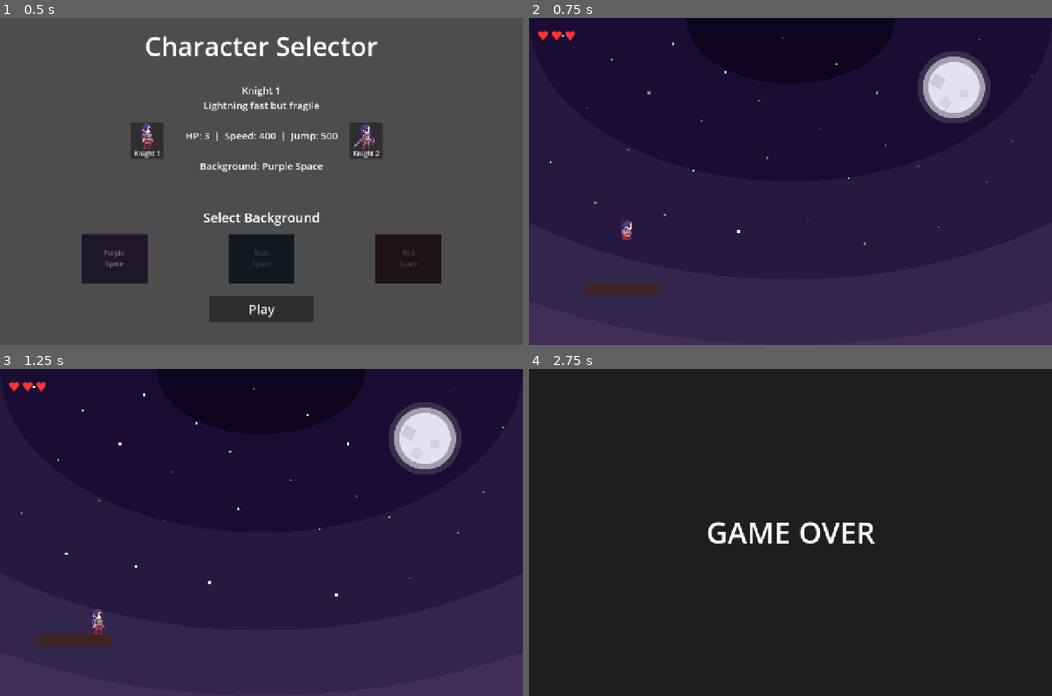
Above: before the commit, frames 1-4 (two rows, left to right).
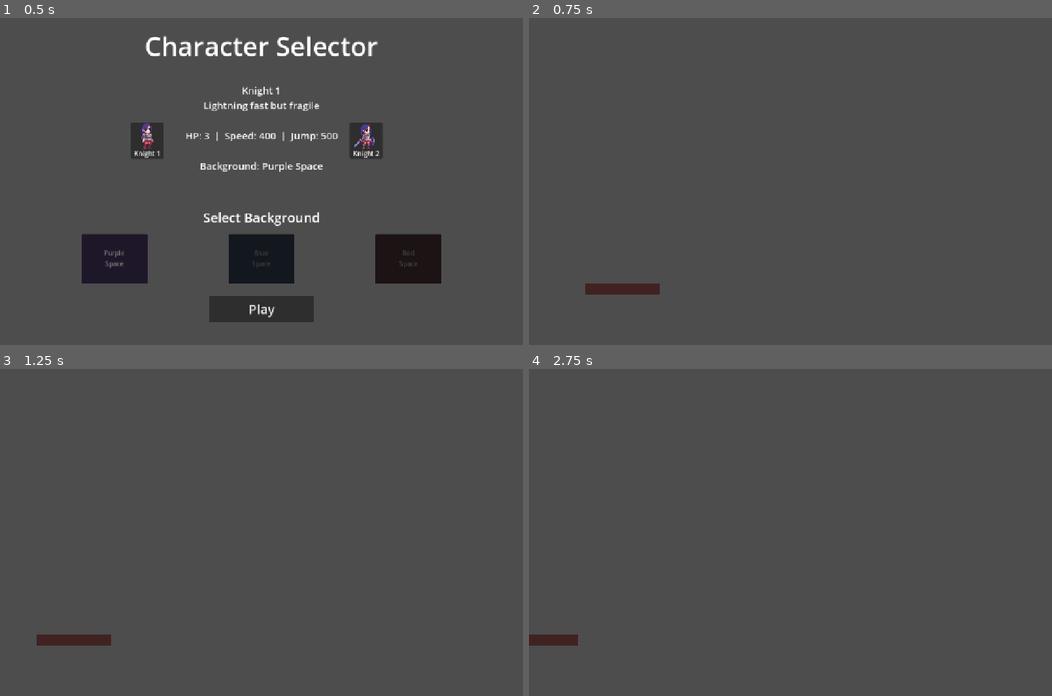
Above: after the commit, the same moments.

Repository: zxkevin168/gacha-space-birds
Game: Godot game, scene res://scenes/character_selection/character_selection.tscn
Two runs of this game, one before a commit and one after it. Both use one fixed random seed, a clock stepped at 60 frames per second and the inputs below.
Inputs:
- Up to frame 1 (0.5 s): no input
- Up to frame 2 (0.75 s): click "Play" at 0.5 s
- Up to frame 3 (1.25 s): no input
- Up to frame 4 (2.75 s): hold Right (move_right) from 1.28 s (still down); tap Space (move_jump) at 1.52, 2.27 s

Frame 1 is identical in both runs. In frame 2, 99% of the frame differs, in the area x 0-100%, y 0-100%; in frame 3, 99%; in frame 4, 100%.
Error after the commit: Parse Error: Used tab character for indentation instead of space as used before in the file. (res://scenes/main_game/main_game.gd:53)

Commit message:
feat: add enemy character with patrol behavior and damage handling

Diff:
--- a/characters/player_character.gd
+++ b/characters/player_character.gd
@@ -9,6 +9,8 @@
 
 var direction = 0
 var stats: CharacterStats
+var is_immune: bool = false
+var immunity_duration: float = 1.5  # Seconds of immunity after taking damage
 
 func _ready() -> void:
     # Load character stats from config
@@ -25,6 +27,36 @@
     # Check if character died from HP loss
     if new_hp <= 0:
         _handle_death()
+
+func take_damage_from_enemy(damage: int) -> void:
+	# Only take damage if not immune
+	if is_immune or not stats:
+		return
+
+	stats.take_damage(damage)
+
+	# Grant immunity
+	is_immune = true
+
+	# Visual feedback - make sprite flash
+	_start_immunity_flash()
+
+	# Start immunity timer
+	await get_tree().create_timer(immunity_duration).timeout
+	is_immune = false
+	# Reset sprite modulation
+	$AnimatedSprite2D.modulate = Color(1, 1, 1, 1)
+
+func _start_immunity_flash() -> void:
+	# Flash the sprite during immunity
+	var flash_count = int(immunity_duration * 4)  # Flash 4 times per second
+	for i in range(flash_count):
+		if is_immune:
+			$AnimatedSprite2D.modulate = Color(1, 1, 1, 0.4)  # Semi-transparent
+			await get_tree().create_timer(0.125).timeout
+			if is_immune:
+				$AnimatedSprite2D.modulate = Color(1, 1, 1, 1)  # Full opacity
+				await get_tree().create_timer(0.125).timeout
 
 func _die_from_fall() -> void:
     # Character fell off the screen
--- /dev/null
+++ b/enemies/enemy.gd
@@ -0,0 +1,44 @@
+extends Area2D
+
+var damage = 1
+var bounce_time = 0.0
+var patrol_speed = 30.0
+var patrol_direction = 1  # 1 for right, -1 for left
+var patrol_min = 10.0  # Minimum x position on platform
+var patrol_max = 150.0  # Maximum x position on platform
+
+func _ready() -> void:
+	# Connect collision signal
+	body_entered.connect(_on_body_entered)
+	# Randomize starting direction
+	patrol_direction = 1 if randf() > 0.5 else -1
+
+func _process(delta: float) -> void:
+	# Add a slight bounce animation to make it feel alive
+	bounce_time += delta * 3
+	var bounce_offset = sin(bounce_time) * 3
+	$Sprite.position.y = bounce_offset
+
+	# Patrol back and forth on the platform
+	position.x += patrol_direction * patrol_speed * delta
+
+	# Flip sprite based on direction
+	if patrol_direction > 0:
+		$Sprite.scale.x = 1
+	else:
+		$Sprite.scale.x = -1
+
+	# Check boundaries and reverse direction
+	if position.x >= patrol_max:
+		patrol_direction = -1
+	elif position.x <= patrol_min:
+		patrol_direction = 1
+
+func _on_body_entered(body: Node2D) -> void:
+	# Check if the body is the player character
+	if body.has_method("take_damage_from_enemy"):
+		body.take_damage_from_enemy(damage)
+
+func _on_visible_on_screen_notifier_2d_screen_exited() -> void:
+	# Clean up when enemy leaves the screen
+	queue_free()
--- /dev/null
+++ b/enemies/enemy.tscn
@@ -0,0 +1,49 @@
+[gd_scene load_steps=3 format=3 uid="uid://c8v7n4p2m1x5k"]
+
+[ext_resource type="Script" path="res://enemies/enemy.gd" id="1_enemy"]
+
+[sub_resource type="CircleShape2D" id="CircleShape2D_enemy"]
+radius = 20.0
+
+[node name="Enemy" type="Area2D"]
+script = ExtResource("1_enemy")
+
+[node name="Sprite" type="Node2D" parent="."]
+
+[node name="BlobBody" type="ColorRect" parent="Sprite"]
+offset_left = -20.0
+offset_top = -15.0
+offset_right = 20.0
+offset_bottom = 25.0
+color = Color(0.4, 0.8, 0.3, 1)
+
+[node name="BlobTop" type="ColorRect" parent="Sprite"]
+offset_left = -15.0
+offset_top = -20.0
+offset_right = 15.0
+offset_bottom = 0.0
+color = Color(0.35, 0.75, 0.25, 1)
+
+[node name="Eye1" type="ColorRect" parent="Sprite"]
+offset_left = -12.0
+offset_top = -8.0
+offset_right = -6.0
+offset_bottom = -2.0
+color = Color(0.1, 0.1, 0.1, 1)
+
+[node name="Eye2" type="ColorRect" parent="Sprite"]
+offset_left = 6.0
+offset_top = -8.0
+offset_right = 12.0
+offset_bottom = -2.0
+color = Color(0.1, 0.1, 0.1, 1)
+
+[node name="CollisionShape2D" type="CollisionShape2D" parent="."]
+position = Vector2(0, 5)
+shape = SubResource("CircleShape2D_enemy")
+
+[node name="VisibleOnScreenNotifier2D" type="VisibleOnScreenNotifier2D" parent="."]
+position = Vector2(20, 20)
+rect = Rect2(-20, -20, 40, 40)
+
+[connection signal="screen_exited" from="VisibleOnScreenNotifier2D" to="." method="_on_visible_on_screen_notifier_2d_screen_exited"]
--- a/scenes/main_game/main_game.gd
+++ b/scenes/main_game/main_game.gd
@@ -1,7 +1,9 @@
 extends Node2D
 
 @export var platform_scene: PackedScene
+@export var enemy_scene: PackedScene
 @export var max_jump = 30
+@export var enemy_spawn_chance: float = 0.7  # 70% chance to spawn enemy on platform
 
 @onready var last_platform: Node2D = $StartPlatform
 var prev_platform_vector_y = 505
@@ -50,6 +52,17 @@
     var max_y = get_viewport().size.y - platform_height
     spawn_position.y = rng.randf_range(spawn_position.y - max_jump, max_y)
 
-    platform.position = spawn_position
-    add_child(platform)
-    last_platform = platform
+	platform.position = spawn_location
+
+	add_child(platform)
+	last_platform = platform
+
+		# Randomly spawn enemy on platform
+	if enemy_scene and rng.randf() < enemy_spawn_chance:
+		var enemy = enemy_scene.instantiate()
+		# Position enemy on top of the platform relative to platform
+		# Platform is 29 pixels tall, enemy is 50 pixels tall
+		var enemy_x = rng.randf_range(20, 140)  # Random position on platform
+		var enemy_y = -50  # On top of platform (relative to platform position)
+		enemy.position = Vector2(enemy_x, enemy_y)
+		platform.add_child(enemy)  # Make enemy a child of platform so it moves with it
--- a/scenes/main_game/main_game.tscn
+++ b/scenes/main_game/main_game.tscn
@@ -2,10 +2,12 @@
 
 [ext_resource type="Script" uid="uid://k5yhi3n84ocj" path="res://scenes/main_game/main_game.gd" id="1_d2op2"]
 [ext_resource type="PackedScene" uid="uid://oi0rg0scpf51" path="res://platform/platform.tscn" id="2_fjyug"]
+[ext_resource type="PackedScene" uid="uid://c8v7n4p2m1x5k" path="res://enemies/enemy.tscn" id="3_enemy"]
 
 [node name="main_game" type="Node2D"]
 script = ExtResource("1_d2op2")
 platform_scene = ExtResource("2_fjyug")
+enemy_scene = ExtResource("3_enemy")
 
 [node name="StartPlatform" parent="." instance=ExtResource("2_fjyug")]
 position = Vector2(156, 648)
Not shown, added: enemies/enemy.gd.uid
